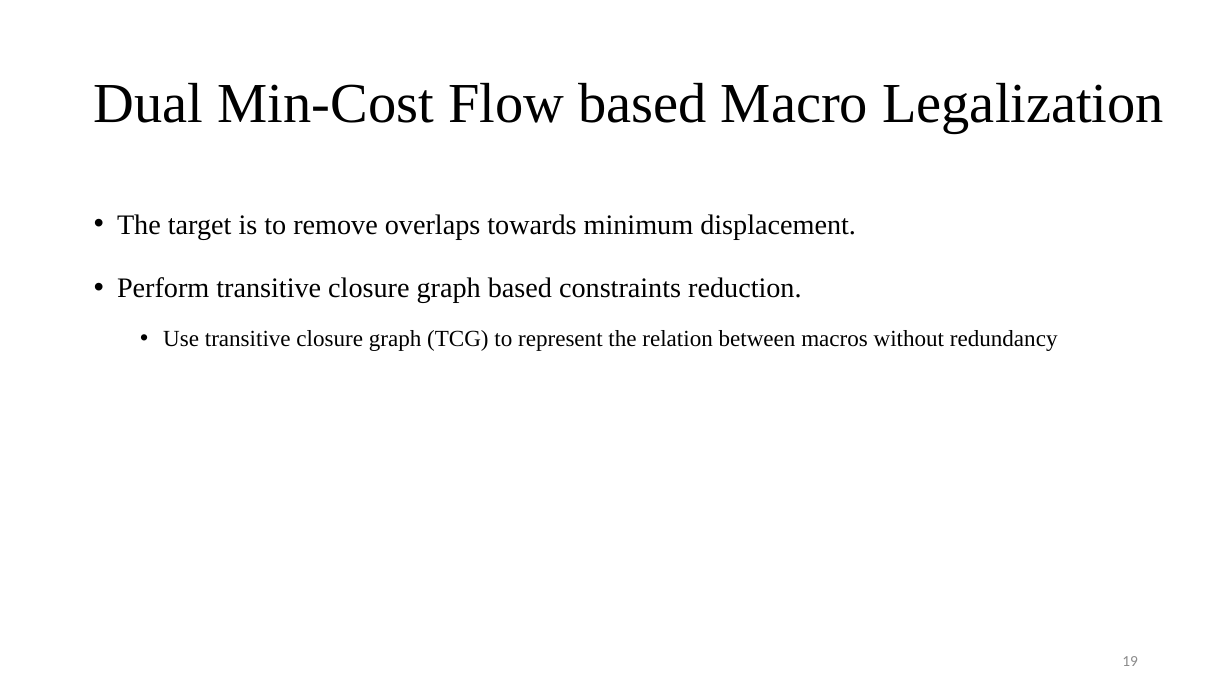
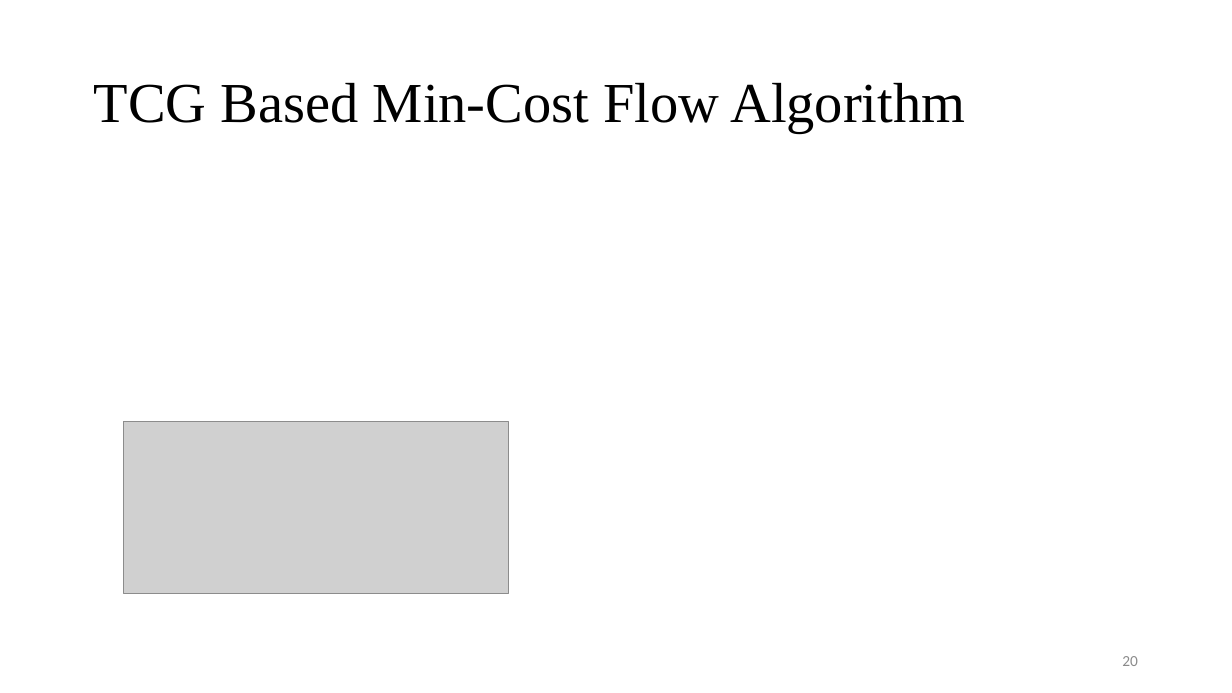
Before and after one commit to Pacific-Feng-Studuies/Studied-Papers, a slide deck: slide 21 of GM/Placement/Stronger Mixed-Size Placement Backbone Considering Second-Order Information/Stronger Mixed-Size Placement Backbone Considering Second-Order Information.pptx (slide 20 before the commit). Drawn at 1232x693 pixels with LibreOffice and Linux fonts; fonts in the diff are those of the drawing; grey boxes stand for pictures. Boxes give left, top, right and bottom in pixels: in the first picture for what was removed or moved away, otherwise in the second. Text is boxed around its words. In the diff, an @@ line names an element or a change of style, - is before the commit and + after.

```diff
--- a/GM/Placement/Stronger Mixed-Size Placement Backbone Considering Second-Order Information/Stronger Mixed-Size Placement Backbone Considering Second-Order Information.pptx
+++ b/GM/Placement/Stronger Mixed-Size Placement Backbone Considering Second-Order Information/Stronger Mixed-Size Placement Backbone Considering Second-Order Information.pptx
@@ title at box(94, 82, 965, 133): text changed @@
-Dual Min-Cost Flow based Macro Legalization
+TCG Based Min-Cost Flow Algorithm
@@ text removed at box(117, 214, 1058, 351) @@
-• The target is to remove overlaps towards minimum displacement.
-• Perform transitive closure graph based constraints reduction.
-  • Use transitive closure graph (TCG) to represent the relation between macros without redundancy
@@ picture added at box(124, 422, 509, 593) @@
@@ page number at box(1122, 656, 1138, 666): text changed @@
-19
+20
```
Also in this commit, not shown: 3 other slides changed, 12 slides added.
